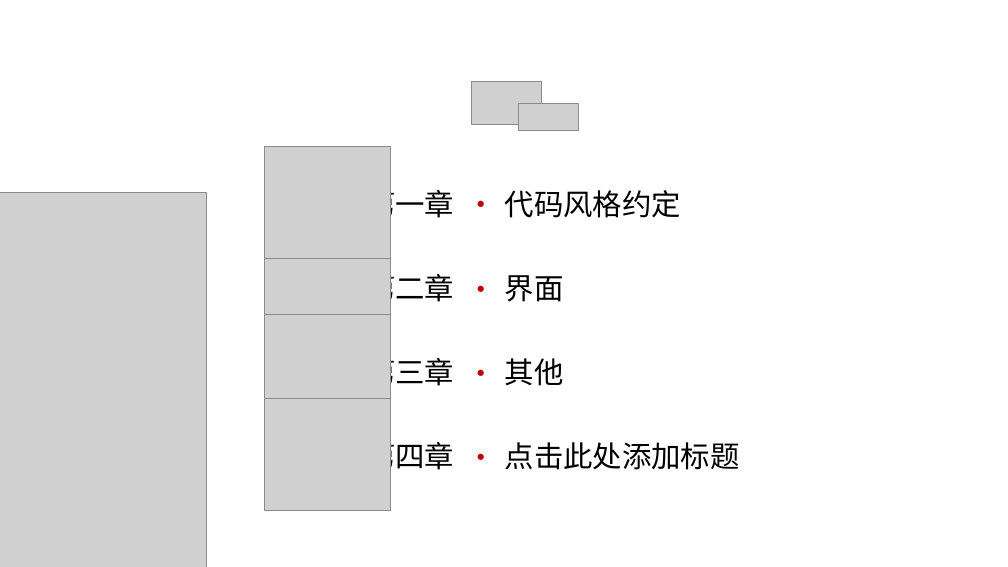
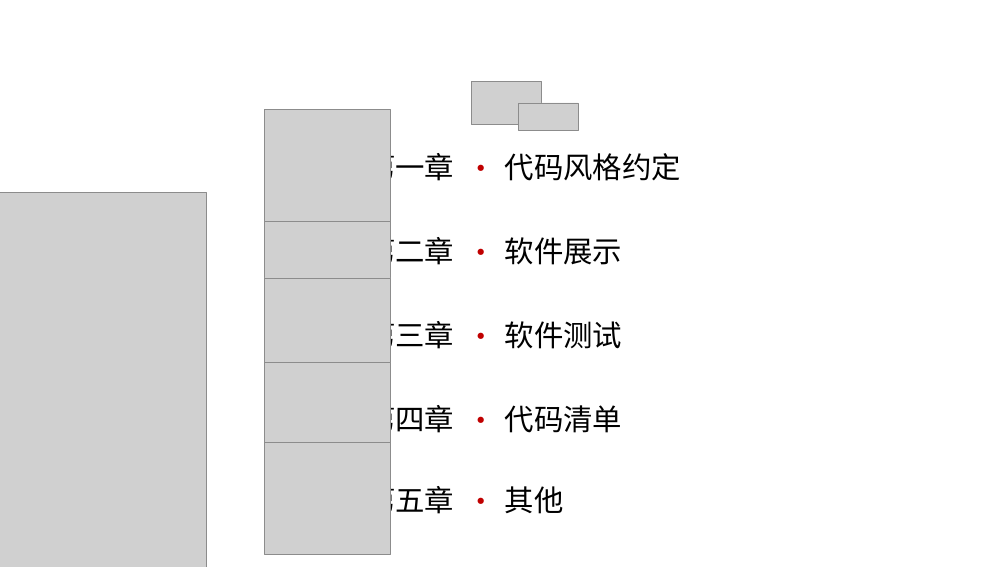
Before and after one commit to diligentsun/new-flappy-bird, a slide deck: slide 2 of 项目实现/项目实现PPT.pptx. Drawn at 1008x567 pixels with LibreOffice and Linux fonts; fonts in the diff are those of the drawing; grey boxes stand for pictures; background and template pictures are left out. Boxes give left, top, right and bottom in pixels: in the first picture for what was removed or moved away, otherwise in the second. Text is boxed around its words. In the diff, an @@ line names an element or a change of style, - is before the commit and + after.

```diff
--- a/项目实现/项目实现PPT.pptx
+++ b/项目实现/项目实现PPT.pptx
@@ 9 texts, 4 pictures: place and size @@
-9 texts, 4 pictures at [265,147,681,510]
+9 texts, 4 pictures at [265,110,681,474]
@@ text at [505,237,622,265]: text changed @@
-界面
+软件展示
@@ text added at [505,321,622,349], 28 pt, text #000000 @@
+软件测试
@@ text at [505,405,622,433]: text changed @@
-点击此处添加标题
+代码清单
@@ picture added at [265,443,391,555] @@
@@ text added at [460,479,554,523], 28 pt, text #C00000 @@
+·
@@ text "其他": place and size @@
-text "其他" at [505,358,564,386]
+text "其他" at [505,486,564,514]
@@ text added at [366,481,454,519], 28 pt, text #000000 @@
+第五章
```
Also in this commit, not shown: 6 other slides changed, 2 slides added, 1 other file.
